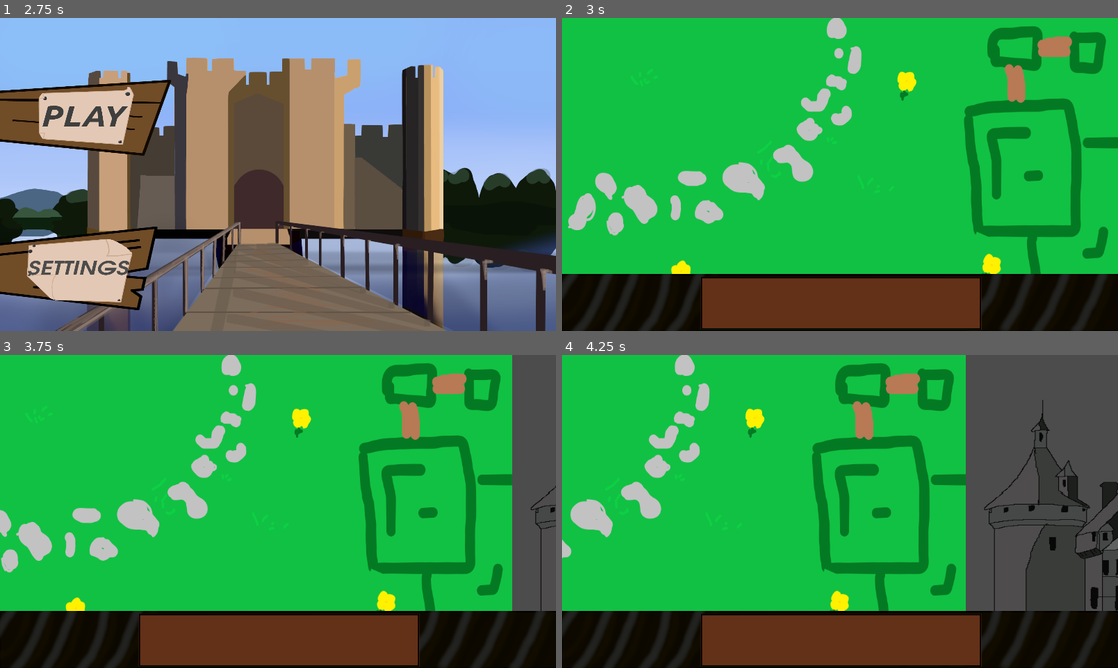
Above: before the commit, frames 1-4 (two rows, left to right).
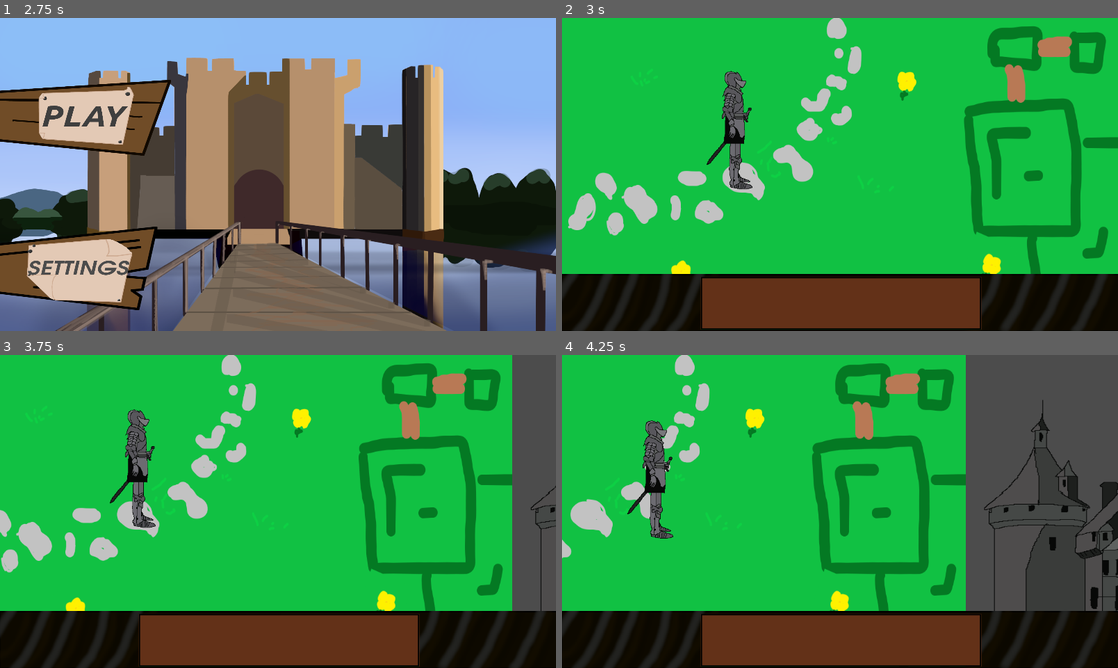
Above: after the commit, the same moments.

Repository: An0n3m0us/RSS-Godot
Game: Godot game, scene res://src/game/IntroScreen.tscn
Same seed, same stepped clock (60 frames per second), same inputs: the game is played once before the commit and once after it.
Inputs (mouse positions are in pixels of both pictures, inside the frame that each line leads up to):
- Up to frame 1 (2.75 s): click (88, 115) at 0.5 s; click (88, 268) at 1.25 s; click "YES" at 2 s
- Up to frame 2 (3 s): click (650, 115) at 2.75 s
- Up to frame 3 (3.75 s): tap Enter at 3.5 s; move the mouse to (400, 495) at 3.52 s; hold Right from 3.53 s (still down); click (400, 495) at 3.67 s
- Up to frame 4 (4.25 s): keep holding Right

Frame 1 is identical in both runs. In frame 2, 1.2% of the frame differs, in the area x 26-35%, y 16-55%; in frame 3, 1.2%, in the area x 19-28%, y 17-56%; in frame 4, 1.2%.

Commit message:
Add character movement

Diff:
--- /dev/null
+++ b/src/actors/Knight.gd
@@ -0,0 +1,18 @@
+extends KinematicBody2D
+
+export (int) var speed = 300
+
+var target = position
+var velocity = Vector2()
+
+func _on_GameScene_gui_input(event):
+	if event is InputEventMouseButton:
+		if event.button_index == BUTTON_LEFT:
+			if event.pressed:
+				target = get_global_mouse_position()
+
+func _physics_process(_delta):
+	velocity = (target - position).normalized() * speed
+	# rotation = velocity.angle()
+	if (target - position).length() > 5:
+		velocity = move_and_slide(velocity)
--- a/src/game/GameScene.tscn
+++ b/src/game/GameScene.tscn
@@ -6,6 +6,11 @@
 [ext_resource path="res://src/scripts/GameCamera.gd" type="Script" id=4]
 [ext_resource path="res://assets/images/castle.png" type="Texture" id=5]
 [ext_resource path="res://assets/images/sunnyhut.png" type="Texture" id=6]
+[ext_resource path="res://assets/images/soldier.png" type="Texture" id=7]
+[ext_resource path="res://src/actors/Knight.gd" type="Script" id=8]
+
+[sub_resource type="RectangleShape2D" id=1]
+extents = Vector2( 37.6517, 139.589 )
 
 [node name="GameScene" type="Control"]
 anchor_right = 1.0
@@ -19,17 +24,6 @@
 anchor_right = 1.0
 anchor_bottom = 1.0
 texture = ExtResource( 3 )
-expand = true
-__meta__ = {
-"_edit_use_anchors_": false
-}
-
-[node name="Castle" type="TextureRect" parent="."]
-anchor_right = 1.0
-anchor_bottom = 1.0
-margin_left = 1282.0
-margin_right = 1282.0
-texture = ExtResource( 5 )
 expand = true
 __meta__ = {
 "_edit_use_anchors_": false
@@ -56,6 +50,17 @@
 "_edit_use_anchors_": false
 }
 
+[node name="Castle" type="TextureRect" parent="."]
+anchor_right = 1.0
+anchor_bottom = 1.0
+margin_left = 1282.0
+margin_right = 1282.0
+texture = ExtResource( 5 )
+expand = true
+__meta__ = {
+"_edit_use_anchors_": false
+}
+
 [node name="Hut" type="TextureRect" parent="."]
 anchor_right = 1.0
 anchor_bottom = 1.0
@@ -68,3 +73,15 @@
 __meta__ = {
 "_edit_use_anchors_": false
 }
+
+[node name="KinematicBody2D" type="KinematicBody2D" parent="."]
+position = Vector2( 411.693, 227.522 )
+script = ExtResource( 8 )
+
+[node name="Soldier" type="Sprite" parent="KinematicBody2D"]
+texture = ExtResource( 7 )
+
+[node name="CollisionShape2D" type="CollisionShape2D" parent="KinematicBody2D"]
+position = Vector2( -8.99686, 30.8492 )
+shape = SubResource( 1 )
+[connection signal="gui_input" from="." to="KinematicBody2D" method="_on_GameScene_gui_input"]
--- a/src/scripts/IntroScreen.gd
+++ b/src/scripts/IntroScreen.gd
@@ -10,7 +10,6 @@
 	logoScale = $Logo.scale
 	fade = $Fade.color
 	#GlobalAudio.get_node("Tokyo-bells").play()
-	pass
 
 func _process(_delta):
 	if logoScale[0] < 1:
@@ -29,11 +28,9 @@
 			fadein -= 0.02
 		else:
 			return get_tree().change_scene("res://src/game/TitleScreen.tscn")
-	pass
 
 func _on_Fade_gui_input(event):
 	if event is InputEventMouseButton:
 		if event.button_index == BUTTON_LEFT:
 			if event.pressed:
 				return get_tree().change_scene("res://src/game/TitleScreen.tscn")
-	pass
--- a/src/scripts/ReturnMainMenu.gd
+++ b/src/scripts/ReturnMainMenu.gd
@@ -2,4 +2,3 @@
 
 func _on_Button_pressed():
 	var _return = get_tree().change_scene("res://src/game/TitleScreen.tscn")
-	pass
--- a/src/scripts/Titlescreen.gd
+++ b/src/scripts/Titlescreen.gd
@@ -6,4 +6,3 @@
 
 func _on_Button_pressed(loadScene):
 	var _return = get_tree().change_scene(loadScene)
-	pass
Not shown: 1 places in src/game/GameScene.tscn that only renumber resources
Not shown, changed: README.md
